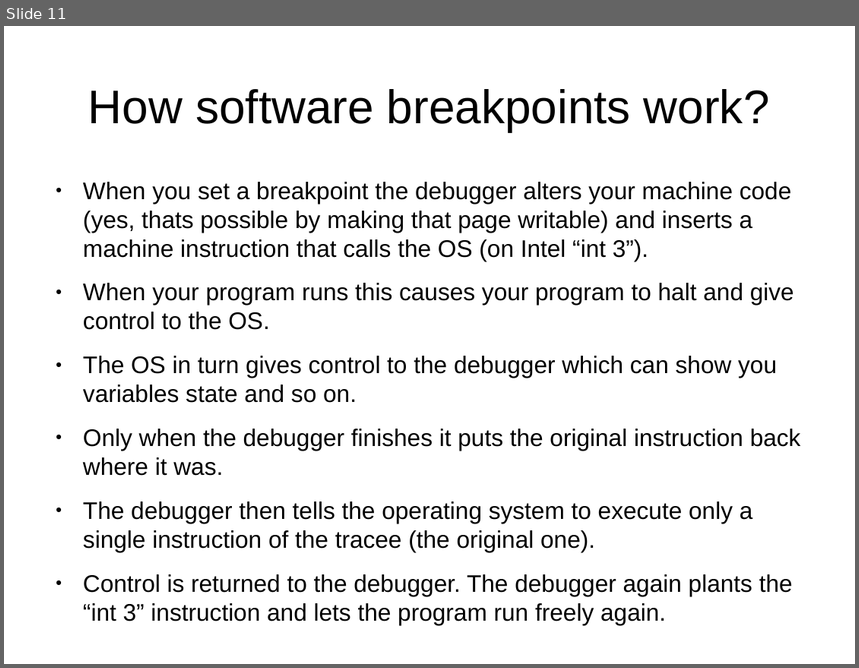
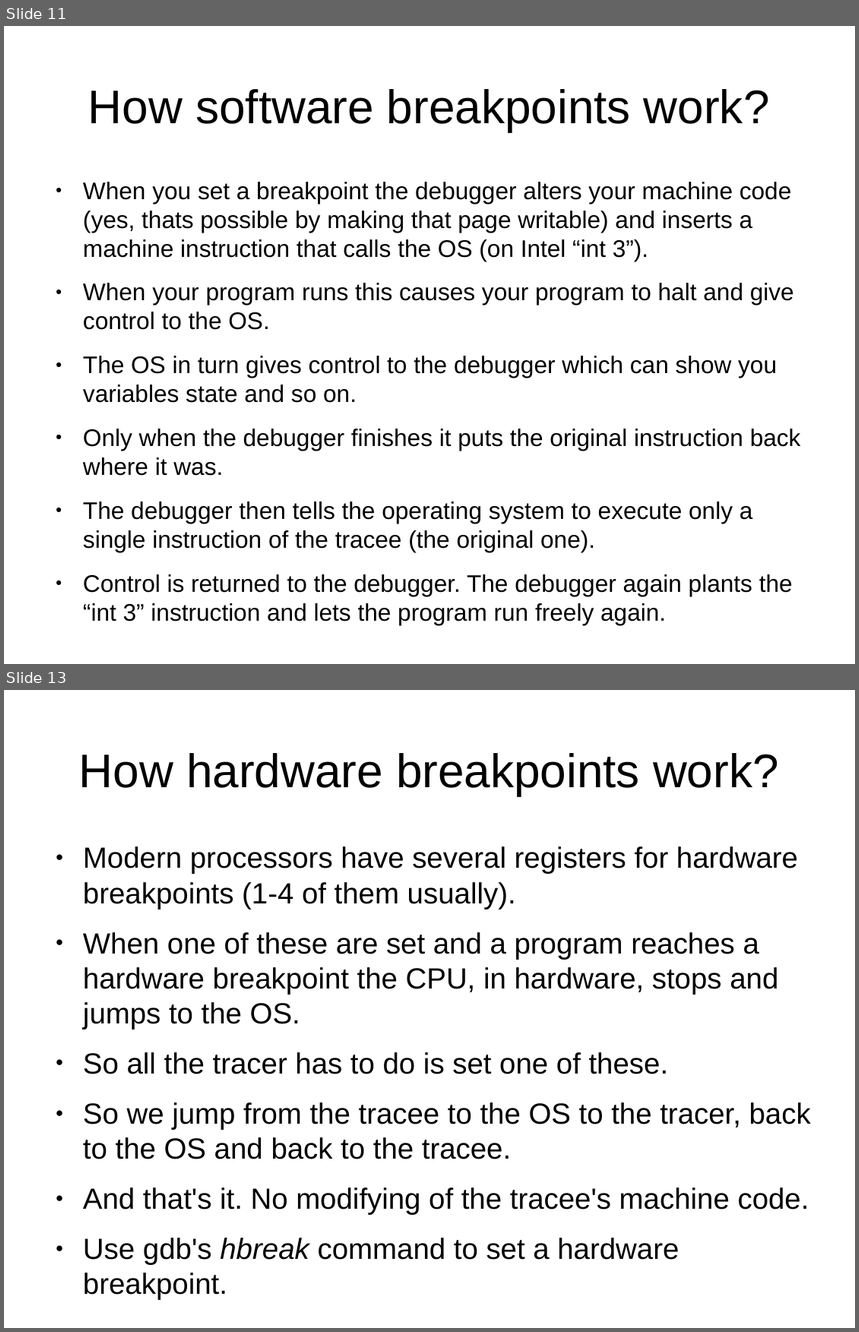
Before and after one commit to kalmuthu/slides, a slide deck: odp/linux/debugging.odp. Shown one above the other, each under a label of ours: slide 11 before the commit, slides 11 and 13 after it; the slides between them are not shown. The pictures are 859x668 and 859x1332 pixels, drawn with LibreOffice and Linux fonts; fonts in the diff are those of the drawing. Boxes give left, top, right and bottom in pixels: in the first picture for what was removed or moved away, otherwise in the second. Text is boxed around its words. In the diff, an @@ line names an element or a change of style, - is before the commit and + after.

```diff
--- a/odp/linux/debugging.odp
+++ b/odp/linux/debugging.odp
@@ slide 13 added at [4,690,855,1328], background #FFFFFF @@
@@ title added at [79,753,779,796], 44 pt, text #000000 @@
+How hardware breakpoints work?
@@ text added at [83,847,811,1300], 27.2 pt, text #000000 @@
+● Modern processors have several registers for hardware breakpoints (1-4 of them usually).
+● When one of these are set and a program reaches a hardware breakpoint the CPU, in hardware, stops and jumps to the OS.
+● So all the tracer has to do is set one of these.
+● So we jump from the tracee to the OS to the tracer, back to the OS and back to the tracee.
+● And that's it. No modifying of the tracee's machine code.
+● Use gdb's hbreak command to set a hardware breakpoint.
```
Also in this commit, not shown: 3 slides changed, 5 other slides added.
